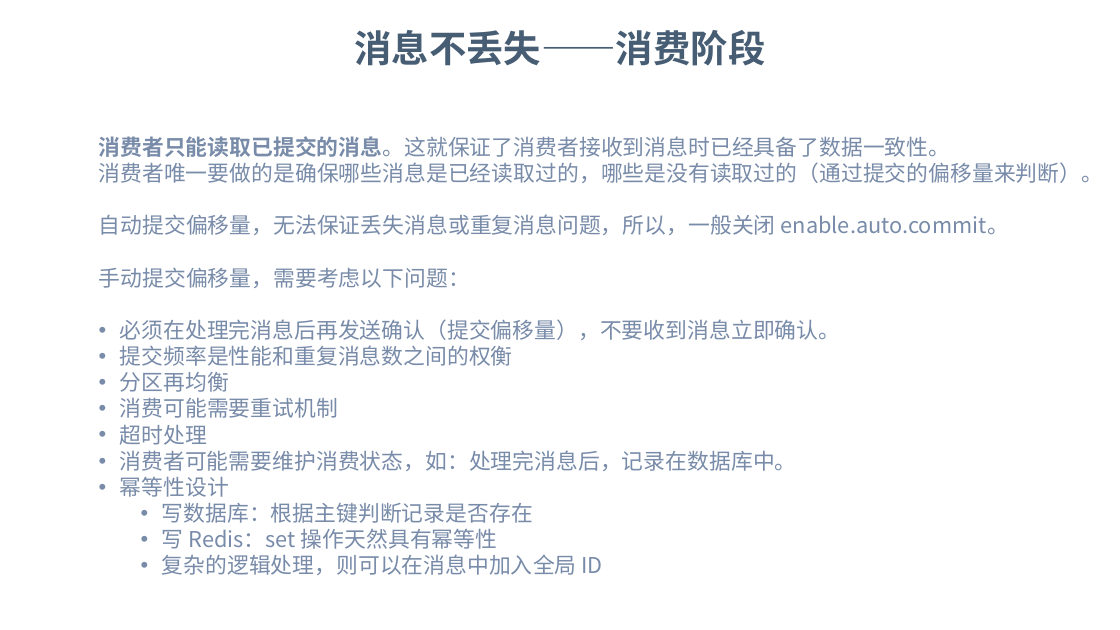
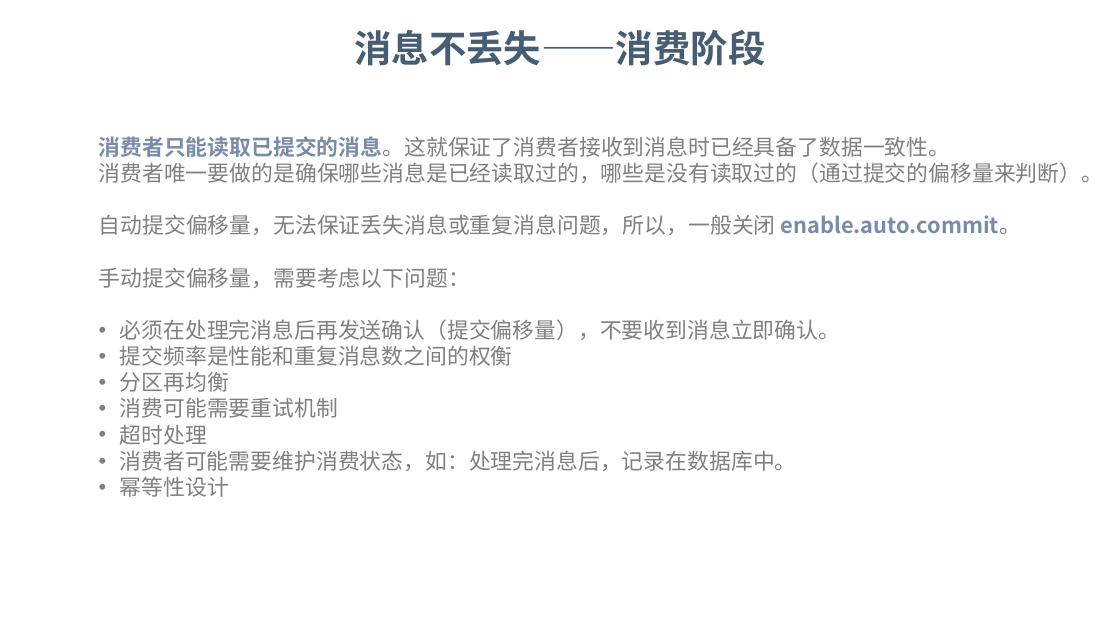
Before and after one commit to dunwu/bigdata-tutorial, a slide deck: slide 34 of assets/kafka/kafka.pptx. Drawn at 1120x630 pixels with LibreOffice and Linux fonts; fonts in the diff are those of the drawing; background and template pictures are left out. Boxes give left, top, right and bottom in pixels: in the first picture for what was removed or moved away, otherwise in the second. Text is boxed around its words. In the diff, an @@ line names an element or a change of style, - is before the commit and + after.

```diff
--- a/assets/kafka/kafka.pptx
+++ b/assets/kafka/kafka.pptx
@@ text "消费者只能读取已提交的消息。这就保证了消费者接收到消息时已经具备了数据一致性。" at box(99, 136, 1104, 497): text colour #788BA9 to #808080 in "消费者只能读取已提交的消息。这就保证了消费者接收到消息时已经具备了数据一致性。", "消费者唯一要做的是确保哪些消息是已经读取过的，哪些是没有读取过的（通过提交的偏移量来判断）。", "自动提交偏移量，无法保证丢失消息或重复消息问题，所以，一般关闭 enable.auto.commit。", "手动提交偏移量，需要考虑以下问题：" and 7 more places; bold on in "enable.auto.commit。" @@
@@ text at box(162, 502, 603, 575): paragraphs removed @@
-  • 写数据库：根据主键判断记录是否存在
-  • 写 Redis：set 操作天然具有幂等性
-  • 复杂的逻辑处理，则可以在消息中加入全局 ID
```
Also in this commit, not shown: 19 other slides changed, 2 slides added, 2 slides removed.
